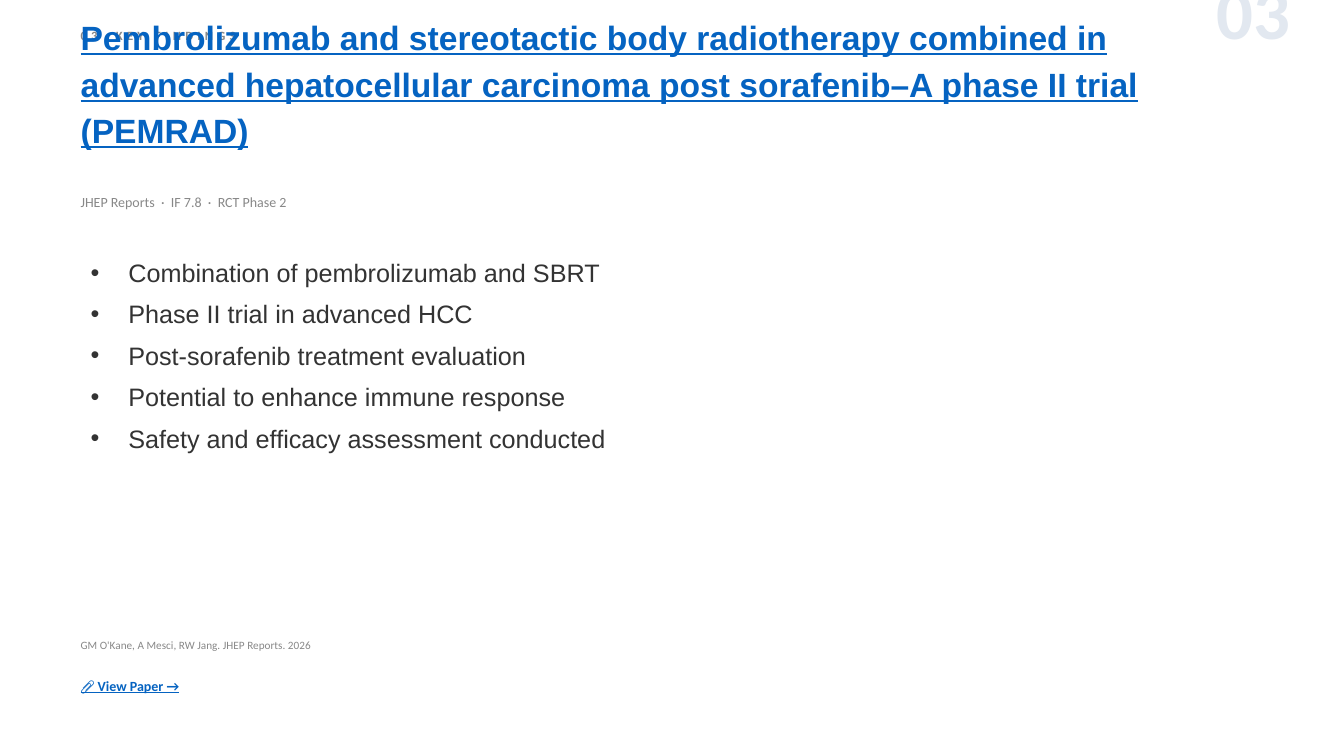
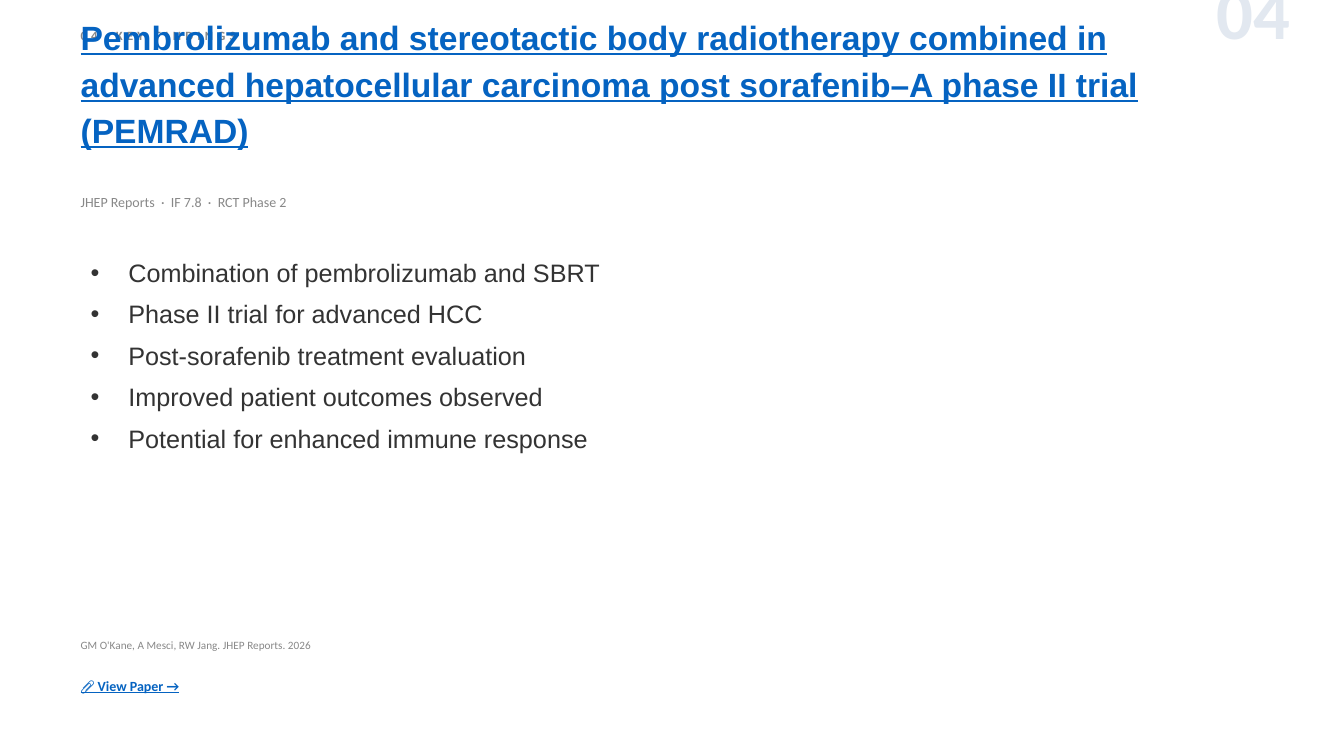
Before and after one commit to jejenhu-maker/hcc-weekly-digest, a slide deck: slide 6 of docs/digest-en.pptx (slide 5 before the commit). Drawn at 1344x756 pixels with LibreOffice and Linux fonts; fonts in the diff are those of the drawing. Boxes give left, top, right and bottom in pixels: in the first picture for what was removed or moved away, otherwise in the second. Text is boxed around its words. In the diff, an @@ line names an element or a change of style, - is before the commit and + after.

```diff
--- a/docs/digest-en.pptx
+++ b/docs/digest-en.pptx
@@ text at [81,29,236,43]: text changed @@
-03 KEY FINDINGS
+04 KEY FINDINGS
@@ text at [1008,10,1291,10]: text changed @@
-03
+04
@@ text at [128,304,483,324]: text changed @@
-• Phase II trial in advanced HCC
+• Phase II trial for advanced HCC
@@ text at [128,387,588,453]: text changed @@
-• Potential to enhance immune response
-• Safety and efficacy assessment conducted
+• Improved patient outcomes observed
+• Potential for enhanced immune response
```
Also in this commit, not shown: 11 other slides changed, 2 slides added, 2 slides removed, 2 other files.
